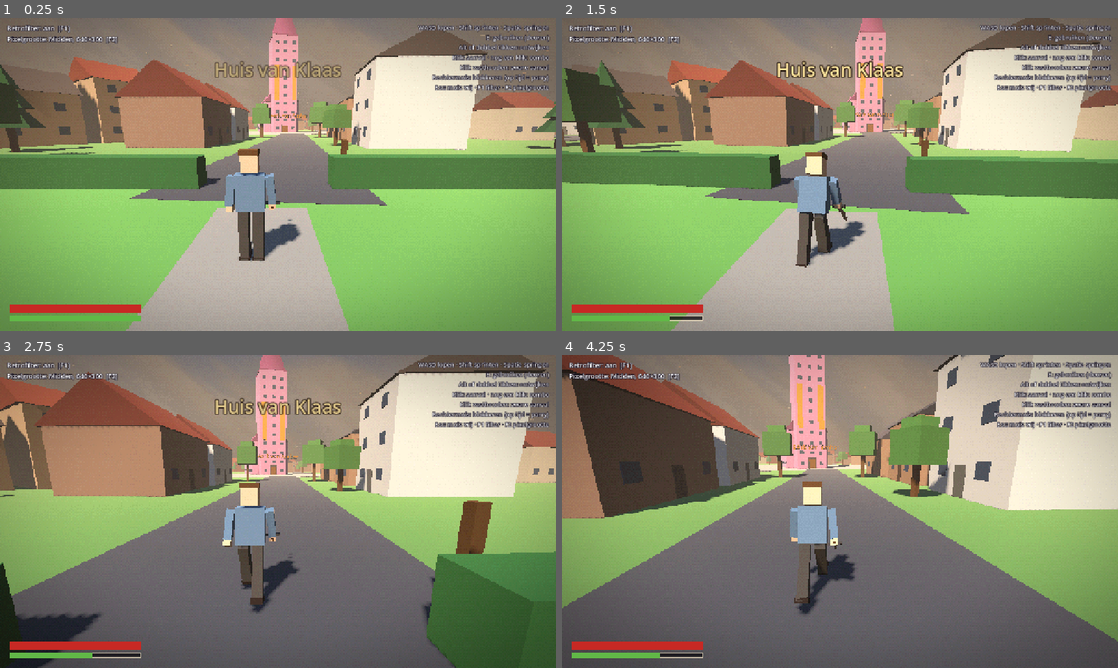
Above: before the commit, frames 1-4 (two rows, left to right).
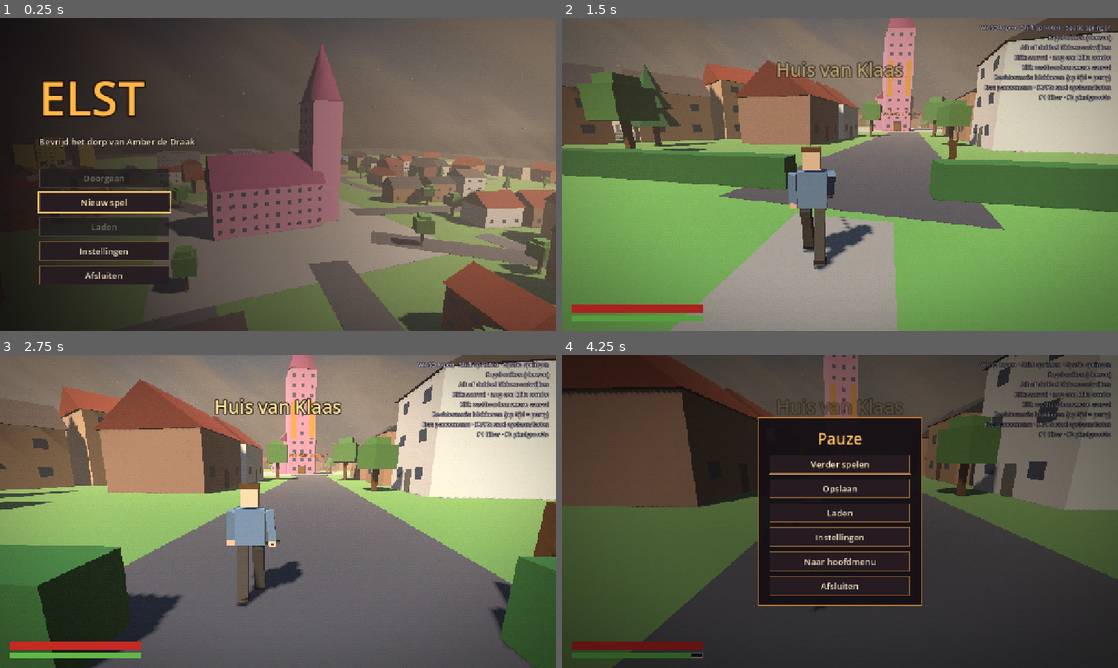
Above: after the commit, the same moments.

Repository: J0C0M/ElstTheGame
Game: Godot game, scene res://scenes/main/Main.tscn
The game is run twice, just before and just after one commit, with the same random seed, the same clock (stepped at 60 frames per second) and the same inputs.
Inputs (mouse positions are in pixels of both pictures, inside the frame that each line leads up to):
- Up to frame 1 (0.25 s): no input
- Up to frame 2 (1.5 s): move the mouse to (867, 174) at 0.52 s; press the mouse at (867, 174) at 0.53 s; hold W (move_forward) from 0.53 s (still down); tap Space (jump) at 0.77 s; move the mouse to (812, 174) at 1.27 s; release the mouse at (812, 174) at 1.28 s; right-click (812, 174) at 1.35 s
- Up to frame 3 (2.75 s): keep holding W (move_forward); tap Space (jump) at 1.52 s; move the mouse to (289, 505) at 2.02 s; hold Alt (dodge) from 2.03 s (still down)
- Up to frame 4 (4.25 s): keep holding W (move_forward); move the mouse to (834, 517) at 2.77 s; release Alt (dodge) at 2.78 s; tap E (interact) at 2.85 s; tap Space (jump) at 3.02, 3.77 s; move the mouse to (878, 514) at 3.52 s; hold Shift (sprint) from 3.53 s (still down); tap Escape (pause) at 4.15 s

The runs differ from the first frame. In frame 1, 94% of the frame differs, in the area x 0-100%, y 0-100%; in frame 2, 67%; in frame 3, 45%; in frame 4, 93%.

Commit message:
Wire menus, saving, loading and death into Main

Diff:
--- a/autoload/save_manager.gd
+++ b/autoload/save_manager.gd
@@ -212,6 +212,9 @@
 
 
 func _save_thumbnail(id: String) -> void:
+	# Without a renderer (headless tests) there is no picture to take.
+	if DisplayServer.get_name() == "headless":
+		return
 	var image: Image = world.get_viewport().get_texture().get_image()
 	if image == null or image.is_empty():
 		return
--- a/scenes/main/Main.tscn
+++ b/scenes/main/Main.tscn
@@ -4,28 +4,25 @@
 [ext_resource type="PackedScene" path="res://scenes/main/RetroScreen.tscn" id="2_retro"]
 [ext_resource type="PackedScene" path="res://scenes/world/Elst.tscn" id="3_world"]
 [ext_resource type="PackedScene" path="res://scenes/ui/HUD.tscn" id="4_hud"]
+[ext_resource type="PackedScene" path="res://scenes/main/MenuBackdrop.tscn" id="5_backdrop"]
+[ext_resource type="Theme" path="res://scenes/ui/menu_theme.tres" id="6_theme"]
+[ext_resource type="PackedScene" path="res://scenes/ui/MainMenu.tscn" id="7_main_menu"]
+[ext_resource type="PackedScene" path="res://scenes/ui/PauseMenu.tscn" id="8_pause_menu"]
+[ext_resource type="PackedScene" path="res://scenes/ui/SaveLoadMenu.tscn" id="9_save_load_menu"]
+[ext_resource type="PackedScene" path="res://scenes/ui/SettingsMenu.tscn" id="10_settings_menu"]
 
 [node name="Main" type="Node"]
+process_mode = 3
 script = ExtResource("1_main")
-start_scene = ExtResource("3_world")
-start_spawn = &"Start"
+new_game_scene = ExtResource("3_world")
+menu_backdrop = ExtResource("5_backdrop")
 
 [node name="RetroScreen" parent="." instance=ExtResource("2_retro")]
+process_mode = 1
 
 [node name="UI" type="CanvasLayer" parent="."]
 
 [node name="HUD" parent="UI" instance=ExtResource("4_hud")]
-
-[node name="FilterInfo" type="Label" parent="UI"]
-offset_left = 16.0
-offset_top = 12.0
-offset_right = 416.0
-offset_bottom = 60.0
-theme_override_colors/font_color = Color(1, 1, 1, 1)
-theme_override_colors/font_outline_color = Color(0.08, 0.06, 0.12, 1)
-theme_override_constants/outline_size = 6
-theme_override_font_sizes/font_size = 15
-text = "Retrofilter"
 
 [node name="ControlsHelp" type="Label" parent="UI"]
 anchor_left = 1.0
@@ -33,7 +30,7 @@
 offset_left = -420.0
 offset_top = 12.0
 offset_right = -16.0
-offset_bottom = 170.0
+offset_bottom = 190.0
 grow_horizontal = 0
 theme_override_colors/font_color = Color(1, 1, 1, 0.9)
 theme_override_colors/font_outline_color = Color(0.08, 0.06, 0.12, 1)
@@ -45,8 +42,26 @@
 Klik: aanval · nog een klik: combo
 Klik vasthouden: zware aanval
 Rechtermuis: blokkeren (op tijd = parry)
-Esc: muis vrij · F1 filter · F2 pixelgrootte"
+Esc: pauzemenu · F5/F9: snel opslaan/laden
+F1 filter · F2 pixelgrootte"
 horizontal_alignment = 2
+
+[node name="Menus" type="Control" parent="UI"]
+anchors_preset = 15
+anchor_right = 1.0
+anchor_bottom = 1.0
+grow_horizontal = 2
+grow_vertical = 2
+mouse_filter = 2
+theme = ExtResource("6_theme")
+
+[node name="MainMenu" parent="UI/Menus" instance=ExtResource("7_main_menu")]
+
+[node name="PauseMenu" parent="UI/Menus" instance=ExtResource("8_pause_menu")]
+
+[node name="SaveLoadMenu" parent="UI/Menus" instance=ExtResource("9_save_load_menu")]
+
+[node name="SettingsMenu" parent="UI/Menus" instance=ExtResource("10_settings_menu")]
 
 [node name="Fade" type="ColorRect" parent="UI"]
 anchors_preset = 15
--- a/scenes/main/main.gd
+++ b/scenes/main/main.gd
@@ -1,69 +1,89 @@
 extends Node
-## Root scene. Holds the retro screen (with the 3D world inside) and the HUD,
-## switches between worlds behind a fade, and catches the mouse for the camera.
+## Root scene. Holds the retro screen (with the 3D world inside), the HUD and
+## the menus. Runs the main menu, the pause menu, world changes behind a fade,
+## new games, loading saves and what happens after dying, and catches the
+## mouse for the camera while playing.
+
+enum AppState { MAIN_MENU, PLAYING }
 
 const FADE_TIME: float = 0.35
-
-## World that is loaded into the retro screen at startup.
-@export var start_scene: PackedScene
-## Spawn point to start at. Empty means the world's default spawn.
-@export var start_spawn: StringName = &""
-
-## True while the mouse waits for the window to get focus at startup.
-var _capture_on_focus: bool = false
+## Seconds the death message stays up before the last save loads.
+const DEATH_DELAY: float = 3.0
+
+## World and spawn point of a new game.
+@export var new_game_scene: PackedScene
+@export var new_game_spawn: StringName = &"Start"
+## Shown behind the main menu.
+@export var menu_backdrop: PackedScene
+## Skips the main menu and starts a new game straight away (for tests).
+@export var skip_main_menu: bool = false
+
+var _app_state: AppState = AppState.MAIN_MENU
 var _world: GameWorld
 var _changing_world: bool = false
+## True while the mouse waits for the window to get focus.
+var _capture_on_focus: bool = false
+## Menu to show again when the settings or save menu closes.
+var _menu_below: Control
 
 @onready var _retro_screen: RetroScreen = $RetroScreen
-@onready var _filter_info: Label = $UI/FilterInfo
+@onready var _hud: Control = $UI/HUD
+@onready var _controls_help: Label = $UI/ControlsHelp
+@onready var _main_menu: MainMenu = $UI/Menus/MainMenu
+@onready var _pause_menu: PauseMenu = $UI/Menus/PauseMenu
+@onready var _save_load_menu: SaveLoadMenu = $UI/Menus/SaveLoadMenu
+@onready var _settings_menu: SettingsMenu = $UI/Menus/SettingsMenu
 @onready var _fade: ColorRect = $UI/Fade
 
 
 func _ready() -> void:
-	EventBus.settings_changed.connect(_update_filter_info)
-	_retro_screen.render_size_changed.connect(_on_render_size_changed)
 	EventBus.world_change_requested.connect(change_world)
-	if start_scene != null:
-		_show_world(start_scene.instantiate() as GameWorld, start_spawn, {})
-	_update_filter_info()
-	# Catching the mouse fails while the window has no focus yet, so wait for it.
-	if get_window().has_focus():
-		Input.mouse_mode = Input.MOUSE_MODE_CAPTURED
+	EventBus.save_load_requested.connect(_on_save_load_requested)
+	EventBus.player_died.connect(_on_player_died)
+	_main_menu.continue_pressed.connect(func() -> void: SaveManager.load_save(SaveManager.get_latest_save_id()))
+	_main_menu.new_game_pressed.connect(start_new_game)
+	_main_menu.load_pressed.connect(_open_submenu.bind(_main_menu, _save_load_menu.open.bind(SaveLoadMenu.Mode.LOAD)))
+	_main_menu.settings_pressed.connect(_open_submenu.bind(_main_menu, _settings_menu.open))
+	_main_menu.quit_pressed.connect(get_tree().quit)
+	_pause_menu.resume_pressed.connect(resume)
+	_pause_menu.save_pressed.connect(_open_submenu.bind(_pause_menu, _save_load_menu.open.bind(SaveLoadMenu.Mode.SAVE)))
+	_pause_menu.load_pressed.connect(_open_submenu.bind(_pause_menu, _save_load_menu.open.bind(SaveLoadMenu.Mode.LOAD)))
+	_pause_menu.settings_pressed.connect(_open_submenu.bind(_pause_menu, _settings_menu.open))
+	_pause_menu.main_menu_pressed.connect(return_to_main_menu)
+	_pause_menu.quit_pressed.connect(get_tree().quit)
+	_save_load_menu.closed.connect(_on_submenu_closed)
+	_settings_menu.closed.connect(_on_submenu_closed)
+	if skip_main_menu:
+		start_new_game()
 	else:
-		_capture_on_focus = true
-
-
-## Switches to the world in [param scene_path] behind a fade and puts the
-## player at the spawn point [param spawn_id]. Health and stamina carry over.
-func change_world(scene_path: String, spawn_id: StringName) -> void:
-	if _changing_world:
-		return
-	var scene: PackedScene = load(scene_path) as PackedScene
-	if scene == null:
-		push_error("Cannot change world: %s does not load." % scene_path)
-		return
-	_changing_world = true
-	var player: Player = _world.get_player() if _world != null else null
-	var carried: Dictionary = player.get_vitals() if player != null else {}
-	await _fade_to(1.0)
-	_show_world(scene.instantiate() as GameWorld, spawn_id, carried)
-	await _fade_to(0.0)
-	_changing_world = false
-
-
-func get_world() -> GameWorld:
-	return _world
+		_show_main_menu()
+
+
+func _process(delta: float) -> void:
+	if _app_state == AppState.PLAYING and not get_tree().paused and not _changing_world:
+		GameState.play_time += delta
 
 
 func _input(event: InputEvent) -> void:
-	if event.is_action_pressed("pause"):
-		# Until the pause menu exists (Phase 3), Esc only frees the mouse.
-		Input.mouse_mode = Input.MOUSE_MODE_VISIBLE
-		get_viewport().set_input_as_handled()
-	elif Input.mouse_mode != Input.MOUSE_MODE_CAPTURED and event is InputEventMouseButton and event.is_pressed():
+	if event.is_action_pressed(&"pause"):
+		get_viewport().set_input_as_handled()
+		_on_escape()
+	elif _wants_captured_mouse() and Input.mouse_mode != Input.MOUSE_MODE_CAPTURED \
+			and event is InputEventMouseButton and event.is_pressed():
 		# A click on the game catches the mouse again; it does not attack.
 		Input.mouse_mode = Input.MOUSE_MODE_CAPTURED
 		get_viewport().set_input_as_handled()
+
+
+func _unhandled_input(event: InputEvent) -> void:
+	if _app_state != AppState.PLAYING or get_tree().paused or _changing_world:
+		return
+	if event.is_action_pressed(&"quicksave"):
+		get_viewport().set_input_as_handled()
+		SaveManager.quicksave()
+	elif event.is_action_pressed(&"quickload"):
+		get_viewport().set_input_as_handled()
+		SaveManager.quickload()
 
 
 func _notification(what: int) -> void:
@@ -71,34 +91,168 @@
 		Input.mouse_mode = Input.MOUSE_MODE_VISIBLE
 	elif what == NOTIFICATION_APPLICATION_FOCUS_IN and _capture_on_focus:
 		_capture_on_focus = false
-		Input.mouse_mode = Input.MOUSE_MODE_CAPTURED
-
-
-func _show_world(world: GameWorld, spawn_id: StringName, carried: Dictionary) -> void:
+		_update_mouse()
+
+
+func get_world() -> GameWorld:
+	return _world
+
+
+func start_new_game() -> void:
+	if _changing_world:
+		return
+	GameState.reset()
+	QuestManager.reset()
+	await _enter_world(new_game_scene.instantiate() as GameWorld, new_game_spawn, {}, {})
+
+
+## Switches to the world in [param scene_path] behind a fade and puts the
+## player at the spawn point [param spawn_id]. Health and stamina carry over.
+func change_world(scene_path: String, spawn_id: StringName) -> void:
+	if _changing_world or _app_state != AppState.PLAYING:
+		return
+	var scene: PackedScene = load(scene_path) as PackedScene
+	if scene == null:
+		push_error("Cannot change world: %s does not load." % scene_path)
+		return
+	var player: Player = _world.get_player()
+	var vitals: Dictionary = player.get_vitals() if player != null else {}
+	await _enter_world(scene.instantiate() as GameWorld, spawn_id, vitals, {})
+
+
+func pause() -> void:
+	get_tree().paused = true
+	_pause_menu.open()
+	_update_mouse()
+
+
+func resume() -> void:
+	_close_menus()
+	get_tree().paused = false
+	_update_mouse()
+
+
+func return_to_main_menu() -> void:
+	if _changing_world:
+		return
+	_changing_world = true
+	await _fade_to(1.0)
+	_show_main_menu()
+	await _fade_to(0.0)
+	_changing_world = false
+
+
+func _enter_world(world: GameWorld, spawn_id: StringName, vitals: Dictionary, save: Dictionary) -> void:
+	_changing_world = true
+	GameState.block_saving(&"world_change")
+	await _fade_to(1.0)
+	_close_menus()
+	get_tree().paused = false
+	if not save.is_empty():
+		SaveManager.restore_globals(save)
+	# Main decides what happens after dying, not the world itself.
+	world.respawn_on_death = false
 	_retro_screen.set_world(world)
 	_world = world
+	SaveManager.world = world
 	world.place_player(spawn_id)
 	var player: Player = world.get_player()
-	if player != null and not carried.is_empty():
-		player.set_vitals(carried)
+	if player != null and not vitals.is_empty():
+		player.set_vitals(vitals)
+	if not save.is_empty():
+		SaveManager.restore_world(world, save)
+	_app_state = AppState.PLAYING
+	_hud.show()
+	_controls_help.show()
+	_update_mouse()
 	EventBus.location_entered.emit(world.location_name)
+	await _fade_to(0.0)
+	GameState.unblock_saving(&"world_change")
+	_changing_world = false
+	if world.autosave_on_enter and save.is_empty():
+		SaveManager.autosave()
+
+
+func _show_main_menu() -> void:
+	_app_state = AppState.MAIN_MENU
+	get_tree().paused = false
+	_close_menus()
+	_world = null
+	SaveManager.world = null
+	_retro_screen.set_world(menu_backdrop.instantiate())
+	_hud.hide()
+	_controls_help.hide()
+	_main_menu.open()
+	_update_mouse()
+
+
+func _on_escape() -> void:
+	if _changing_world:
+		return
+	if _settings_menu.visible:
+		_settings_menu.close()
+	elif _save_load_menu.visible:
+		_save_load_menu.close()
+	elif _pause_menu.visible:
+		resume()
+	elif _app_state == AppState.PLAYING:
+		pause()
+
+
+func _open_submenu(below: Control, open_menu: Callable) -> void:
+	below.hide()
+	_menu_below = below
+	open_menu.call()
+
+
+func _on_submenu_closed() -> void:
+	if _menu_below != null:
+		_menu_below.call("open")
+
+
+func _close_menus() -> void:
+	for menu: Control in [_main_menu, _pause_menu, _save_load_menu, _settings_menu]:
+		menu.hide()
+
+
+func _on_save_load_requested(data: Dictionary) -> void:
+	if _changing_world:
+		return
+	var scene: PackedScene = load(str(data.get("scene", ""))) as PackedScene
+	if scene == null:
+		EventBus.message_requested.emit("De wereld van deze save bestaat niet meer.")
+		return
+	await _enter_world(scene.instantiate() as GameWorld, &"", {}, data)
+
+
+func _on_player_died() -> void:
+	if _app_state != AppState.PLAYING:
+		return
+	var world_at_death: GameWorld = _world
+	await get_tree().create_timer(DEATH_DELAY).timeout
+	if _world != world_at_death or _changing_world:
+		return
+	var latest: String = SaveManager.get_latest_save_id()
+	if latest.is_empty() or not SaveManager.load_save(latest):
+		_world.respawn_player()
+
+
+func _wants_captured_mouse() -> bool:
+	return _app_state == AppState.PLAYING and not get_tree().paused
+
+
+func _update_mouse() -> void:
+	if not _wants_captured_mouse():
+		_capture_on_focus = false
+		Input.mouse_mode = Input.MOUSE_MODE_VISIBLE
+	elif get_window().has_focus():
+		Input.mouse_mode = Input.MOUSE_MODE_CAPTURED
+	else:
+		# Catching the mouse fails while the window has no focus, so wait for it.
+		_capture_on_focus = true
 
 
 func _fade_to(alpha: float) -> void:
 	var tween: Tween = create_tween()
 	tween.tween_property(_fade, "color:a", alpha, FADE_TIME)
 	await tween.finished
-
-
-func _on_render_size_changed(_render_size: Vector2i) -> void:
-	_update_filter_info()
-
-
-func _update_filter_info() -> void:
-	var render_size: Vector2i = _retro_screen.get_render_size()
-	var resolution: String = "%d×%d" % [render_size.x, render_size.y]
-	if Settings.retro_filter_enabled:
-		_filter_info.text = "Retrofilter: aan  [F1]\nPixelgrootte: %s, %s  [F2]" % [
-			Settings.get_pixel_size_label(Settings.pixel_size), resolution]
-	else:
-		_filter_info.text = "Retrofilter: uit  [F1]\nVolle resolutie, %s" % resolution
--- a/scenes/ui/hud.gd
+++ b/scenes/ui/hud.gd
@@ -67,6 +67,8 @@
 
 
 func _on_died() -> void:
+	var next_step: String = "De laatste save wordt geladen." if SaveManager.has_saves() else "Je begint zo opnieuw."
+	_death_label.text = "Je bent dood\n" + next_step
 	_death_label.visible = true
 
 
--- a/scenes/world/game_world.gd
+++ b/scenes/world/game_world.gd
@@ -1,8 +1,8 @@
 class_name GameWorld
 extends Node3D
 ## Root of a playable world: the open world of Elst or a dungeon. Knows its
-## name and spawn points, and brings the player back after dying. Phase 3
-## replaces the respawn with loading the last save.
+## name and spawn points. On its own (in a test, or run with F6) it brings the
+## player back after dying; inside Main, dying loads the last save instead.
 
 ## Name shown when the player arrives, for example "Elst" or "Station Elst".
 @export var location_name: String = ""
@@ -11,6 +11,9 @@
 @export var respawn_delay: float = 3.0
 ## Save automatically when the player walks in, as for dungeons.
 @export var autosave_on_enter: bool = false
+
+## Main turns this off, because it loads the last save after dying.
+var respawn_on_death: bool = true
 
 
 func _ready() -> void:
@@ -41,11 +44,17 @@
 		player.teleport(spawn.global_transform)
 
 
-func _on_player_died() -> void:
-	await get_tree().create_timer(respawn_delay).timeout
-	if not is_inside_tree():
-		return
+## Brings the player back to life at the default spawn point.
+func respawn_player() -> void:
 	var player: Player = get_player()
 	var spawn: Marker3D = get_spawn(default_spawn)
 	if player != null and spawn != null:
 		player.respawn(spawn.global_transform)
+
+
+func _on_player_died() -> void:
+	if not respawn_on_death:
+		return
+	await get_tree().create_timer(respawn_delay).timeout
+	if is_inside_tree():
+		respawn_player()
--- a/tests/test_world.gd
+++ b/tests/test_world.gd
@@ -26,16 +26,21 @@
 
 
 func _run() -> void:
+	# Entering a dungeon autosaves; keep that away from the player's own saves.
+	_use_test_save_dir()
 	root.get_node("EventBus").connect("message_requested", func(text: String) -> void: _messages.append(text))
 	_main = (load("res://scenes/main/Main.tscn") as PackedScene).instantiate()
+	_main.skip_main_menu = true
 	root.add_child(_main)
-	await _frames(10)
+	await _frames(40)
 	await _test_start()
 	await _test_navigation()
 	await _test_locked_church()
 	await _test_tornado()
 	for dungeon: Array in DUNGEONS:
 		await _test_dungeon(dungeon[0], dungeon[1], dungeon[2])
+	_use_test_save_dir()
+	DirAccess.remove_absolute("user://test_saves/")
 	print("test_world: %d failed" % _failures)
 	quit(1 if _failures > 0 else 0)
 
@@ -112,6 +117,16 @@
 		"the player comes out at %s" % exit_spawn)
 
 
+## Points SaveManager at an empty test folder.
+func _use_test_save_dir() -> void:
+	var save_dir: String = "user://test_saves/"
+	root.get_node("SaveManager").save_dir = save_dir
+	var dir: DirAccess = DirAccess.open(save_dir)
+	if dir != null:
+		for file_name: String in dir.get_files():
+			dir.remove(file_name)
+
+
 func _stand_at_door(door_name: String) -> void:
 	var door: Node3D = _main.get_world().find_child(door_name, true, false)
 	# Doors are used from their -Z side; face the door.
